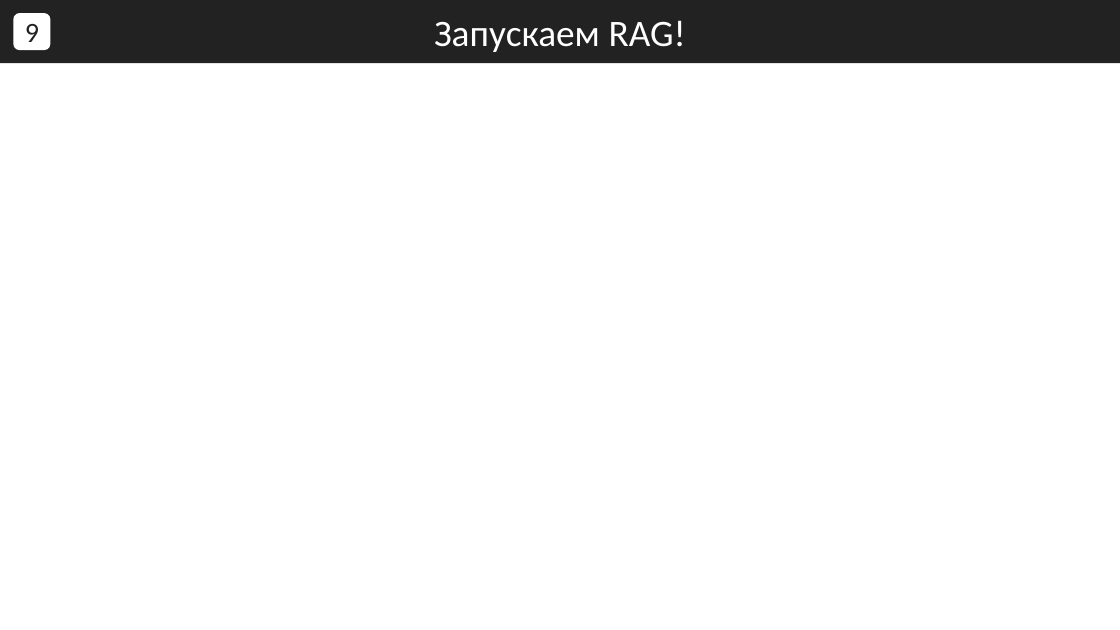
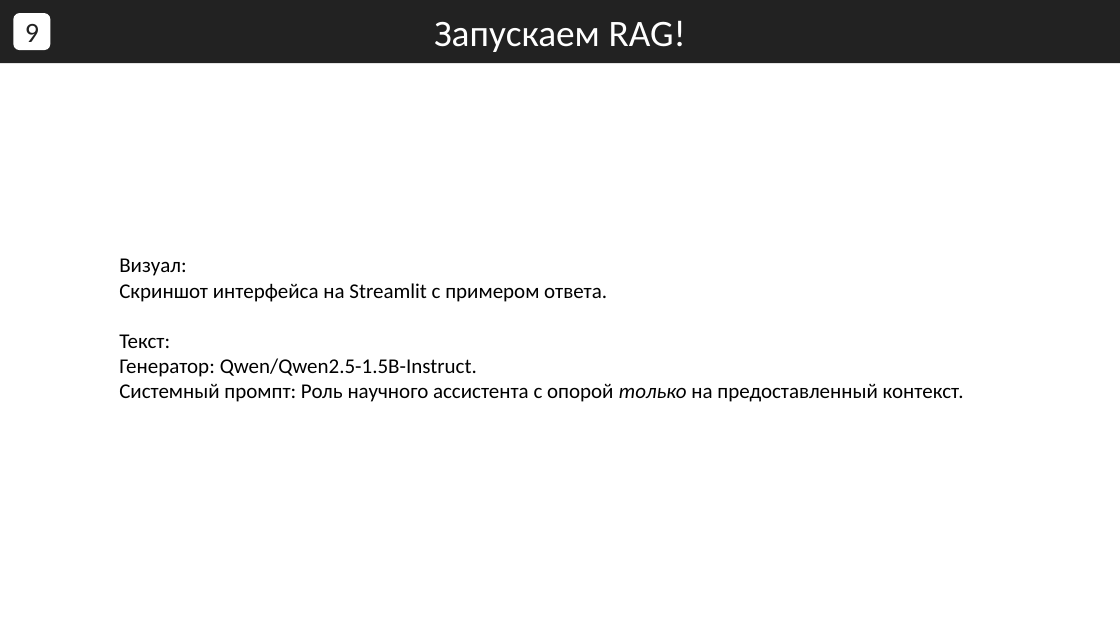
Before and after one commit to ConstDemi/ragarxiv, a slide deck: slide 9 of arXiv_Presentation.pptx. Drawn at 1120x630 pixels with LibreOffice and Linux fonts; fonts in the diff are those of the drawing. Boxes give left, top, right and bottom in pixels: in the first picture for what was removed or moved away, otherwise in the second. Text is boxed around its words. In the diff, an @@ line names an element or a change of style, - is before the commit and + after.

```diff
--- a/arXiv_Presentation.pptx
+++ b/arXiv_Presentation.pptx
@@ text added at bbox=[119, 258, 964, 402], 18 pt, text #000000 @@
+Визуал:
+Скриншот интерфейса на Streamlit с примером ответа.
+Текст:
+Генератор: Qwen/Qwen2.5-1.5B-Instruct.
+Системный промпт: Роль научного ассистента с опорой только на предоставленный контекст.
```
Also in this commit, not shown: 8 other slides changed, 1 slide added, 4 slides removed.
